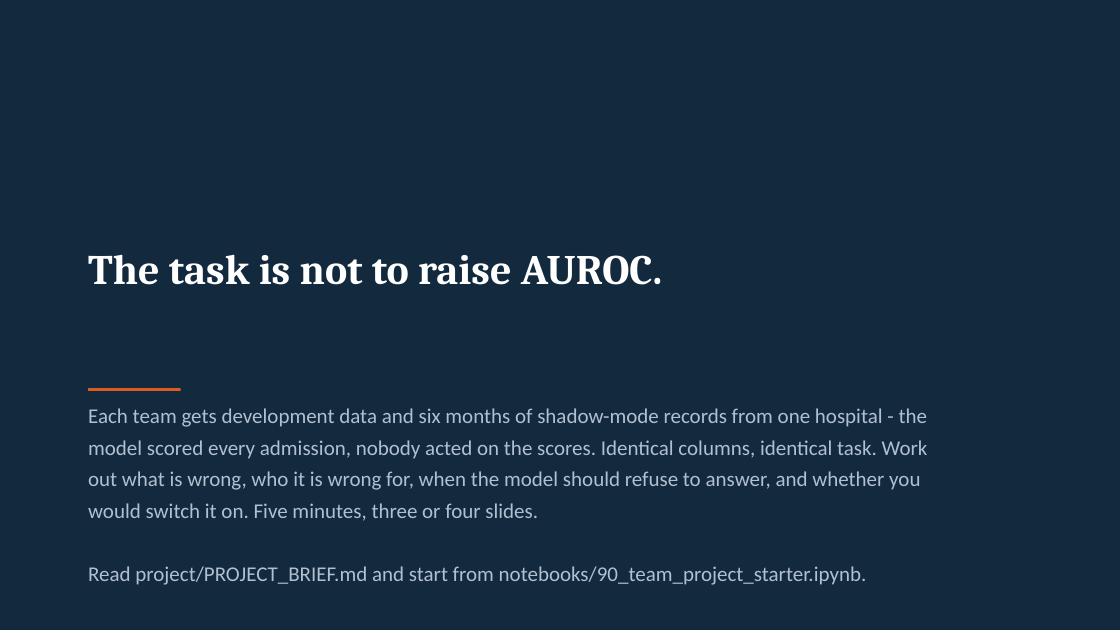
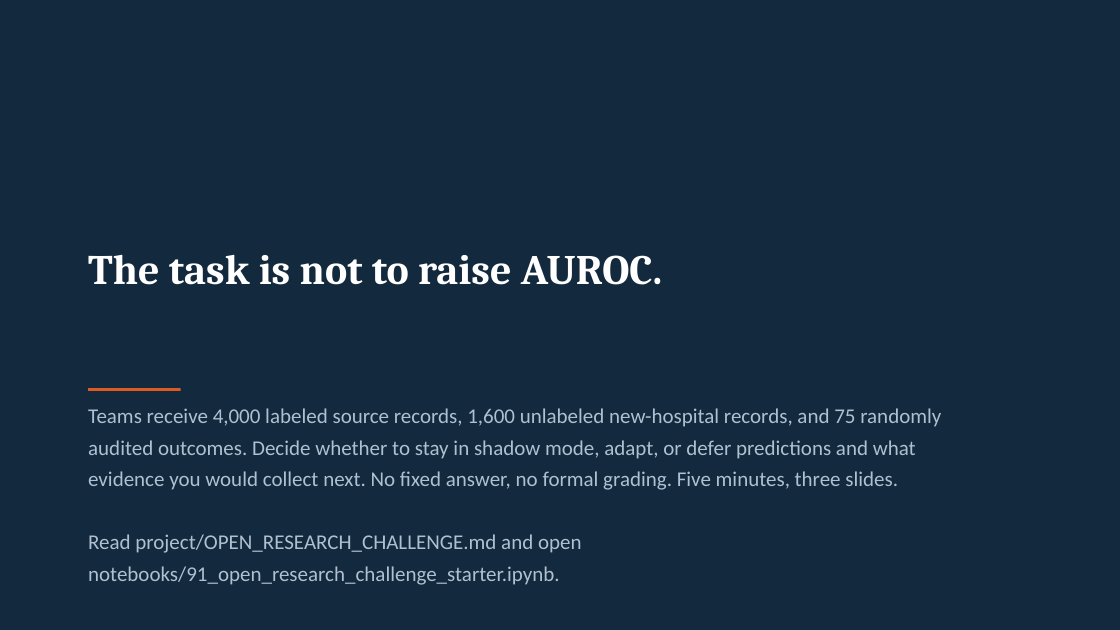
Before and after one commit to vafaei-ar/ai-uncertainty-2026-healthcare, a slide deck: slide 25 of slides/lecture2_deciding_under_uncertainty.pptx. Drawn at 1120x630 pixels with LibreOffice and Linux fonts; fonts in the diff are those of the drawing. Boxes give left, top, right and bottom in pixels: in the first picture for what was removed or moved away, otherwise in the second. Text is boxed around its words. In the diff, an @@ line names an element or a change of style, - is before the commit and + after.

```diff
--- a/slides/lecture2_deciding_under_uncertainty.pptx
+++ b/slides/lecture2_deciding_under_uncertainty.pptx
@@ text at (x1=88, y1=408, x2=941, y2=585): text changed @@
-Each team gets development data and six months of shadow-mode records from one hospital - the model scored every admission, nobody acted on the scores. Identical columns, identical task. Work out what is wrong, who it is wrong for, when the model should refuse to answer, and whether you would switch it on. Five minutes, three or four slides.
-Read project/PROJECT_BRIEF.md and start from notebooks/90_team_project_starter.ipynb.
+Teams receive 4,000 labeled source records, 1,600 unlabeled new-hospital records, and 75 randomly audited outcomes. Decide whether to stay in shadow mode, adapt, or defer predictions and what evidence you would collect next. No fixed answer, no formal grading. Five minutes, three slides.
+Read project/OPEN_RESEARCH_CHALLENGE.md and open notebooks/91_open_research_challenge_starter.ipynb.
```
Also in this commit, not shown: 8 other slides changed, 42 other files.
